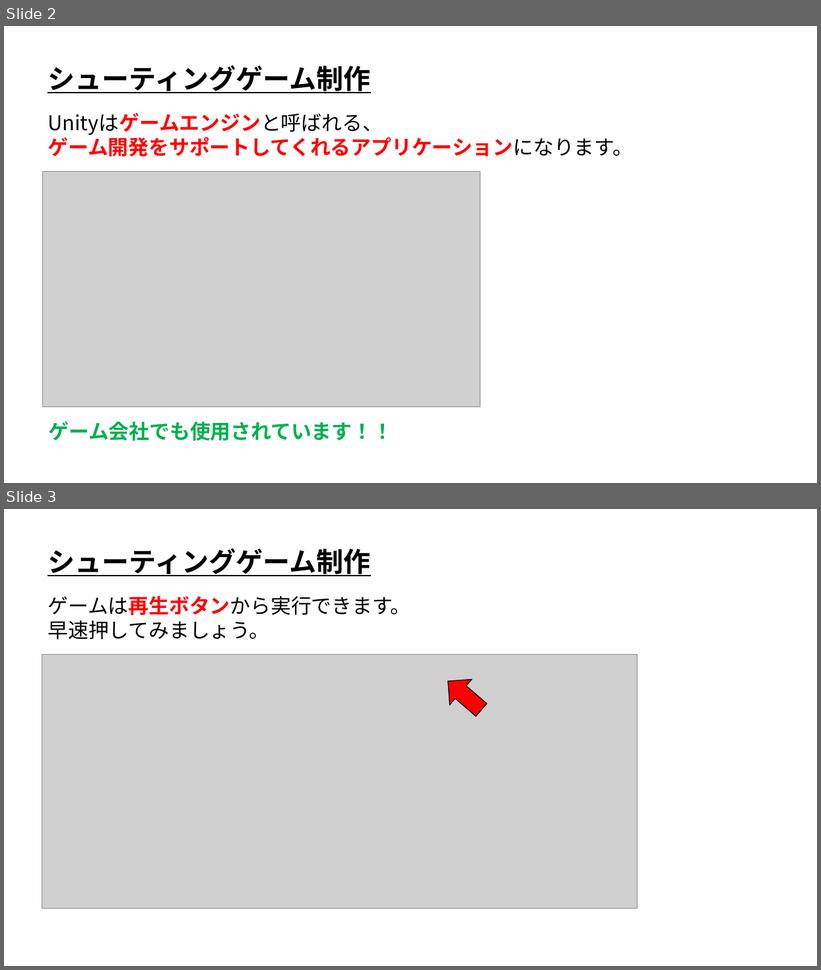
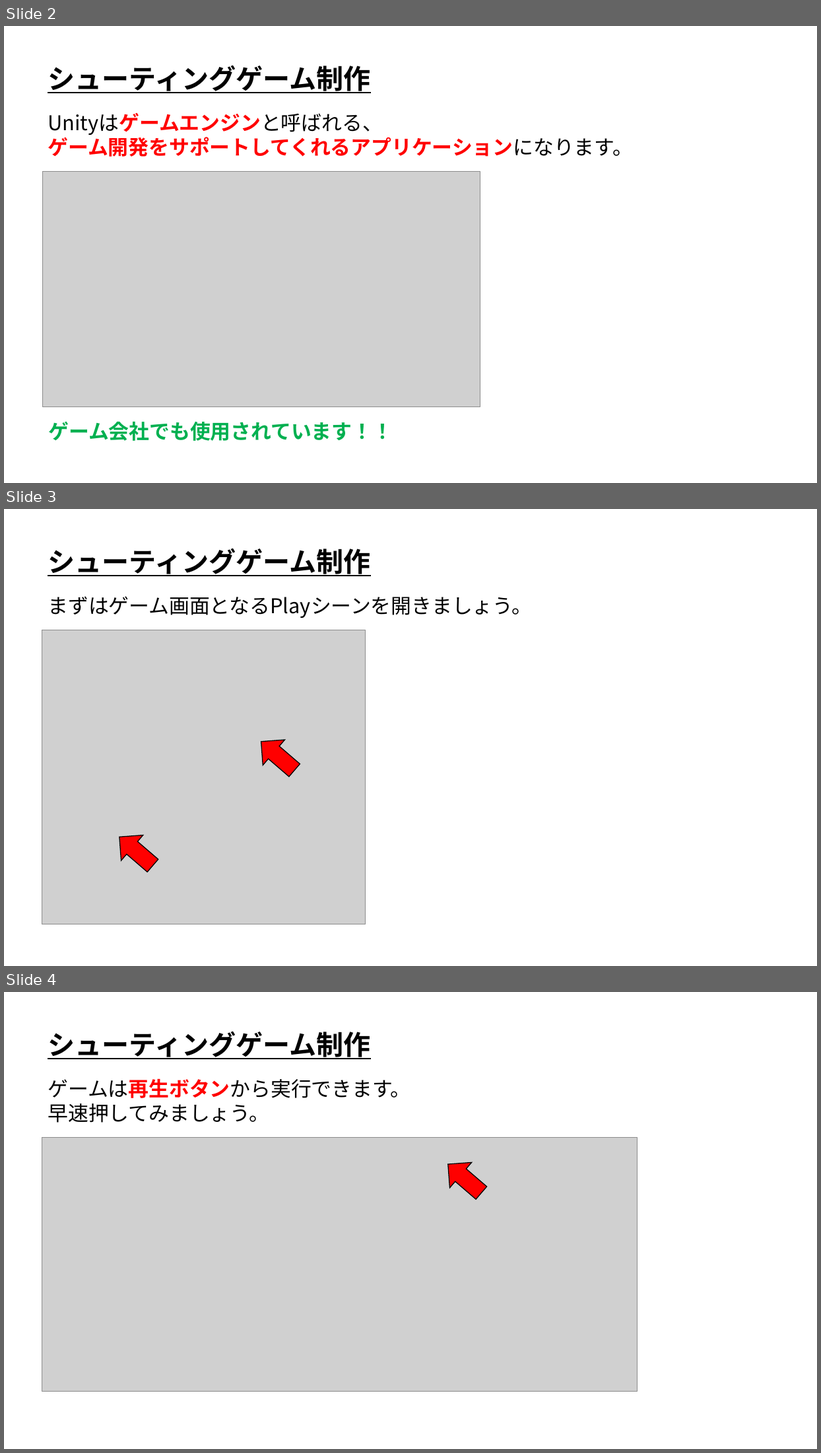
Before and after one commit to ArakiYusuke-Ohara/Unity, a slide deck: OpenCanpasC/OCC_シューティングゲーム制作体験.pptx. Shown one above the other, each under a label of ours: slides 2 and 3 before the commit, slides 2, 3 and 4 after it. The pictures are 821x970 and 821x1453 pixels, drawn with LibreOffice and Linux fonts; fonts in the diff are those of the drawing; grey boxes stand for pictures. Boxes give left, top, right and bottom in pixels: in the first picture for what was removed or moved away, otherwise in the second. Text is boxed around its words. In the diff, an @@ line names an element or a change of style, - is before the commit and + after.

```diff
--- a/OpenCanpasC/OCC_シューティングゲーム制作体験.pptx
+++ b/OpenCanpasC/OCC_シューティングゲーム制作体験.pptx
@@ slide 3 added at [4,509,817,966], background #FFFFFF @@
@@ text added at [48,548,370,576], 32 pt, text #000000, bold, underline @@
+シューティングゲーム制作
@@ text added at [48,596,532,618], 24 pt, text #000000 @@
+まずはゲーム画面となるPlayシーンを開きましょう。
@@ picture added at [42,630,366,925] @@
@@ right arrow added at [250,729,306,784], fill #FF0000, outline #000000 1 pt @@
@@ right arrow added at [109,824,164,879], fill #FF0000, outline #000000 1 pt @@
@@ what was slide 3 is now slide 4 @@
```
Also in this commit, not shown: 1 other file.
